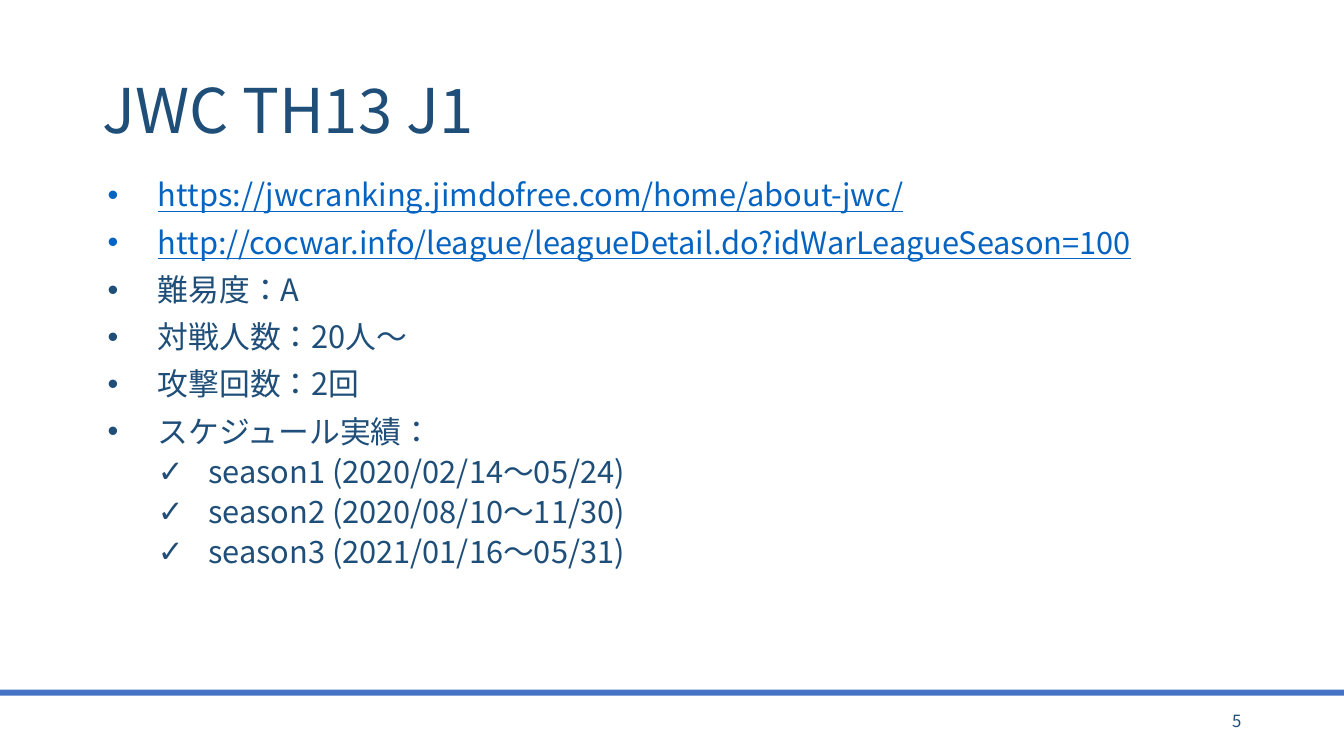
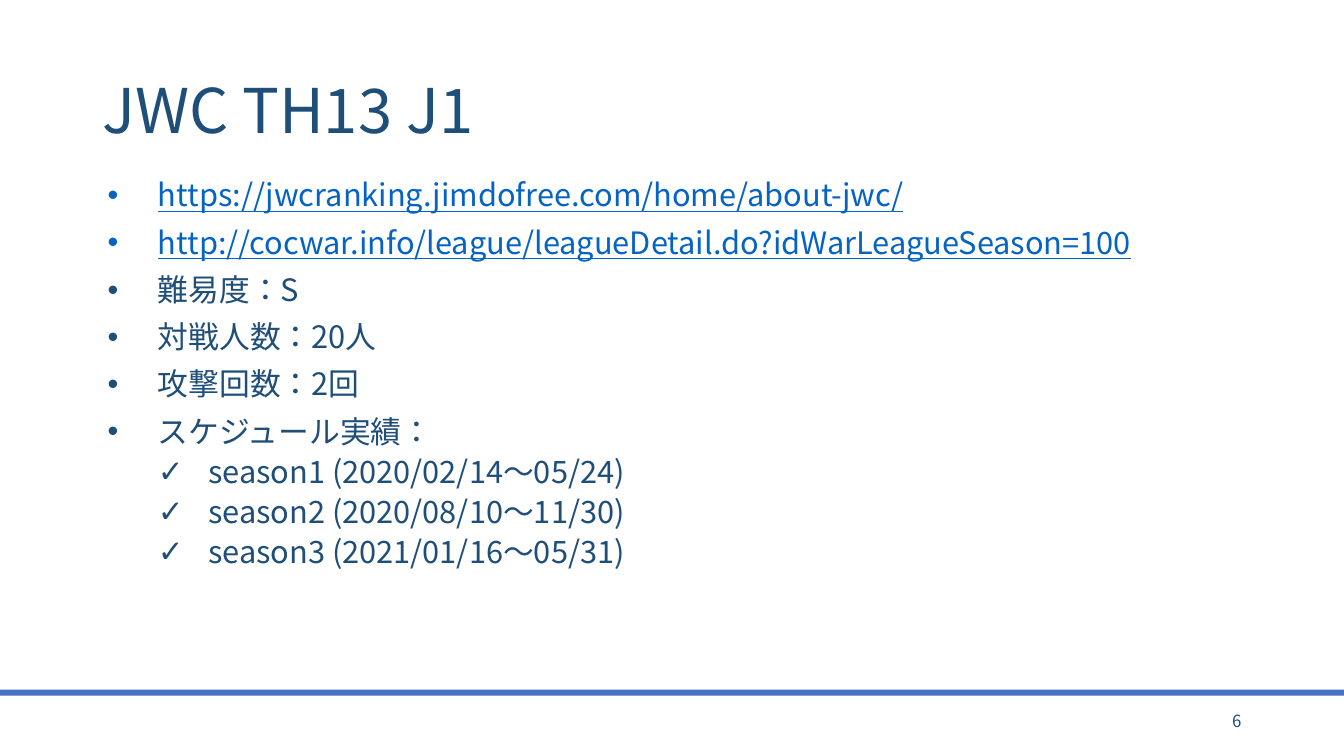
Before and after one commit to bigtreeCoC/documents, a slide deck: slide 6 of リーグ調査.pptx (slide 5 before the commit). Drawn at 1344x756 pixels with LibreOffice and Linux fonts; fonts in the diff are those of the drawing. Boxes give left, top, right and bottom in pixels: in the first picture for what was removed or moved away, otherwise in the second. Text is boxed around its words. In the diff, an @@ line names an element or a change of style, - is before the commit and + after.

```diff
--- a/リーグ調査.pptx
+++ b/リーグ調査.pptx
@@ text at [158,275,377,351]: text changed @@
-• 難易度：A
-• 対戦人数：20人〜
+• 難易度：S
+• 対戦人数：20人
@@ page number at [1232,714,1241,727]: text changed @@
-5
+6
```
Also in this commit, not shown: 12 other slides changed, 2 slides added, 1 other file.
